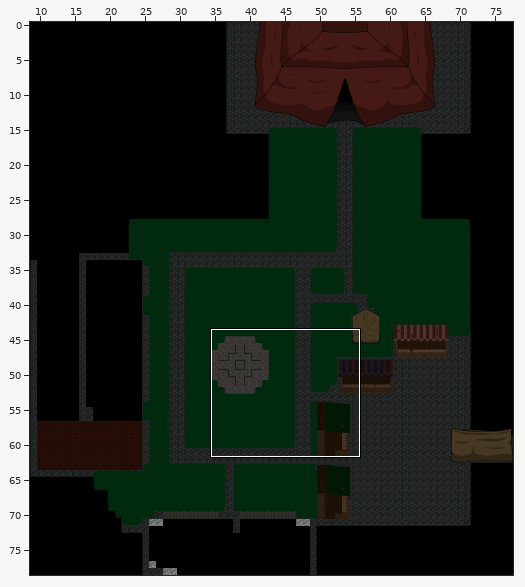
A Tiled map gets an edit: Output/Assets/Maps/map1.tmx. The picture above shows the old version from afar; the outline marks the close-up.
Close-up. First the earlier version:
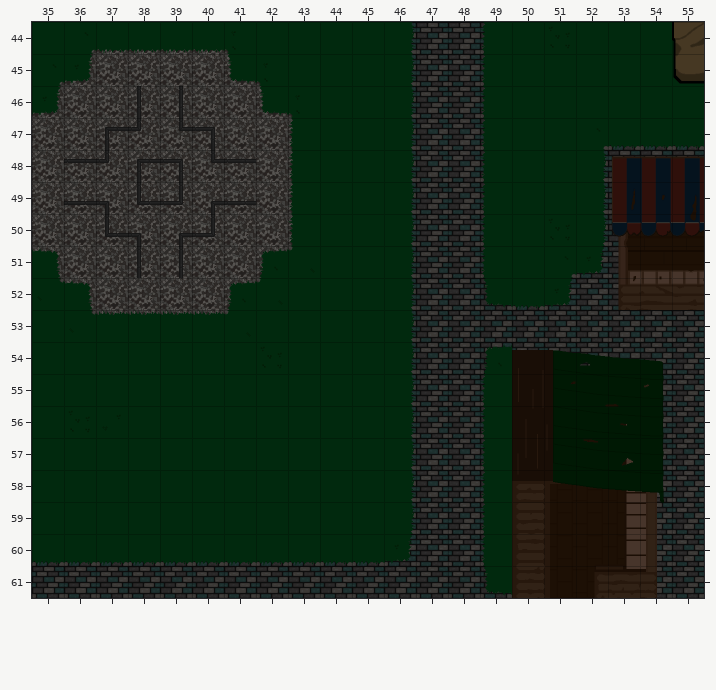
Cells are 64x64 px. Shown: x 35..55, y 44..61. The commit also changed other parts of the map, which this record leaves out.
The result:
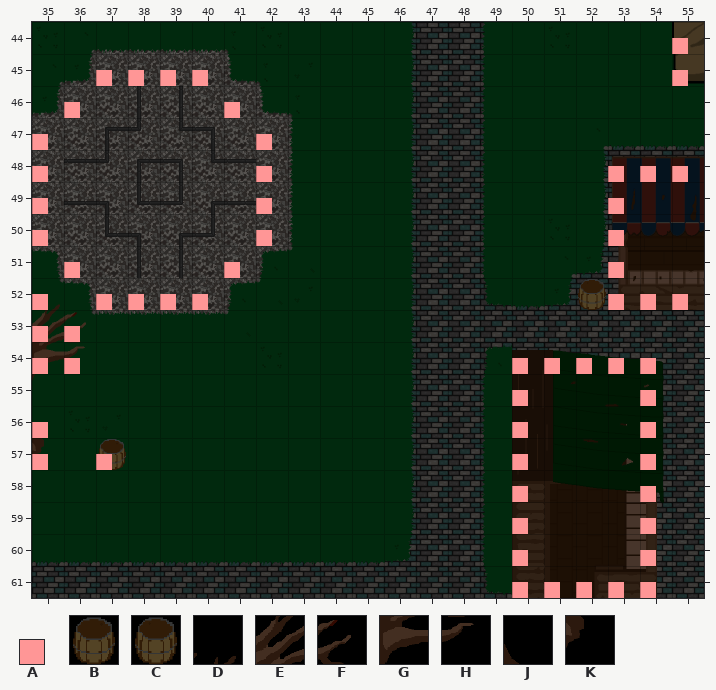
Key: from "MapMetaData": A 0; from "Objetos": B 8, C 16; from "tree": D 3, E 8, F 9, G 13, H 14, J 23, K 28.
_ is an empty cell.
Tiles of an added or newly shown layer are drawn over the layers below it.
What changed:
Layer "Casas":
There is now tile B in row 57 at x 37.
There is now tile C in row 52 at x 52.
There is now tile D in row 52 at x 35.
There is now tile E in row 53 at x 35.
There is now tile F in row 53 at x 36.
There is now tile G in row 54 at x 35.
There is now tile H in row 54 at x 36.
There is now tile J in row 56 at x 35.
There is now tile K in row 57 at x 35.
Layer "Collider" (now shown):
There is now tile A in row 44 at x 55; in row 45 at x 37 to 40 and 55; in row 46 at x 36 and 41; in row 47 at x 35 and 42; in row 48 at x 35, 42 and 53 to 55; in rows 49 to 50 at x 35, 42 and 53.
There is now tile A in row 51 at x 36, 41 and 53; in row 52 at x 35, 37 to 40 and 53 to 55; in row 53 at x 35 to 36; in row 54 at x 35 to 36 and 50 to 54; in row 55 at x 50 and 54; in row 56 at x 35, 50 and 54.
There is now tile A in row 57 at x 35, 37, 50 and 54; in rows 58 to 60 at x 50 and 54; in row 61 at x 50 to 54.
Where, in picture pixels (left, top, right, bottom), the same in both close-ups:
added: (672, 38, 688, 86)
added: (32, 70, 272, 374)
added: (578, 166, 688, 310)
added: (512, 358, 656, 598)
added: (32, 422, 48, 470)
added: (96, 439, 126, 470)
